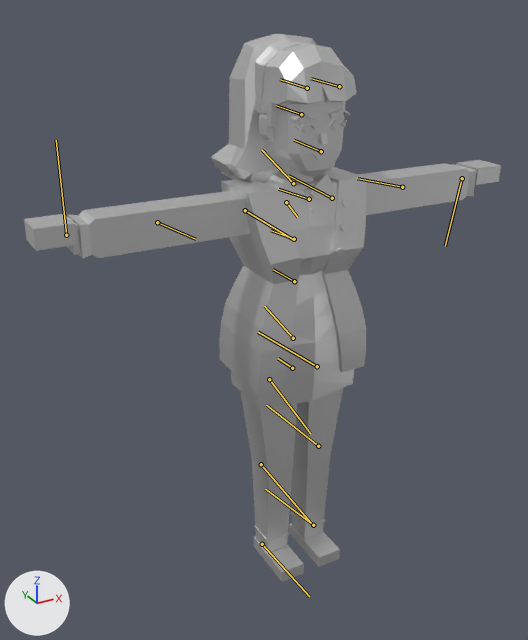
A saved change to the Blender file person.blend.
Before and after are seen from a camera (50 mm lens) standing at (-1.099, -1.793, 1.812) and looking at (-0.126, -0.025, 0.928). Every picture has the same lights, and +X, +Y and +Z are marked at lower left. The bones that bend it are drawn over the model as lines.

Names of what the first picture shows: 'SK_citizen_female_01'.
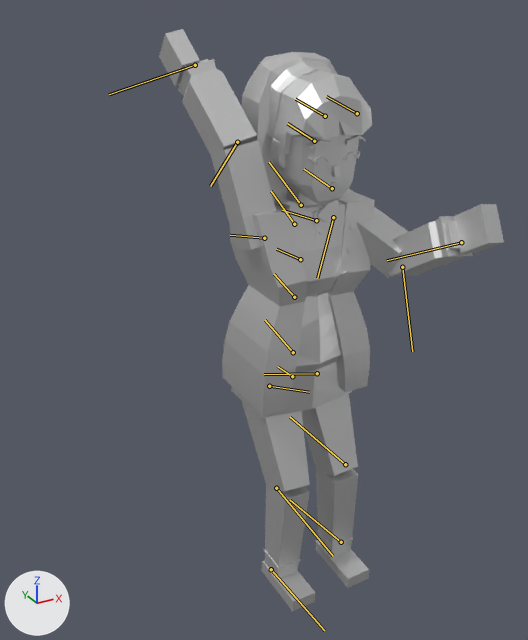
The newer file adds an action. The first version stands in its rest pose; the second is drawn at frame 0 of the action 'person_melee_ready'.

What differs and where, as boxes (x1, y1, x2, y2) in the pictures (528 x 640 px):
'SK_citizen_female_01', posed (28% narrower, 6% taller): before (24, 34, 501, 582); after (159, 29, 504, 611)
bone 'pelvis', root to tip: before (292, 368) to (278, 358); after (292, 376) to (277, 366)
bone 'spine_01', root to tip: before (293, 338) to (264, 306); after (293, 352) to (265, 320)
bone 'spine_02', root to tip: before (294, 281) to (273, 269); after (294, 297) to (274, 274)
bone 'spine_03', root to tip: before (294, 239) to (271, 230); after (300, 259) to (276, 249)
bone 'clavicle_l', root to tip: before (309, 199) to (278, 189); after (316, 220) to (282, 210)
bone 'upperarm_l', root to tip: before (332, 198) to (288, 175); after (333, 217) to (317, 278)
bone 'lowerarm_l', root to tip: before (402, 187) to (357, 178); after (402, 267) to (412, 351)
bone 'clavicle_r', root to tip: before (286, 202) to (297, 217); after (294, 224) to (271, 191)
bone 'upperarm_r', root to tip: before (245, 210) to (294, 240); after (264, 238) to (230, 235)
bone 'lowerarm_r', root to tip: before (157, 222) to (195, 239); after (237, 142) to (210, 186)
bone 'Bone', root to tip: before (293, 183) to (261, 149); after (301, 205) to (269, 162)
bone 'eyebrow_l', root to tip: before (339, 86) to (311, 78); after (357, 113) to (326, 96)
bone 'eyebrow_r', root to tip: before (307, 88) to (280, 79); after (325, 116) to (295, 99)
bone 'mouth', root to tip: before (321, 151) to (294, 140); after (332, 188) to (304, 169)
bone 'thigh_l', root to tip: before (317, 366) to (258, 332); after (317, 373) to (264, 374)
bone 'calf_l', root to tip: before (318, 446) to (266, 405); after (345, 464) to (290, 417)
bone 'thigh_r', root to tip: before (269, 379) to (310, 433); after (269, 386) to (309, 392)
bone 'calf_r', root to tip: before (261, 464) to (311, 523); after (276, 488) to (333, 556)

The change, as a list of edits to the scene's bpy script:
```text
Change bone_pelvis:
    where bone_pelvis = bpy.data.objects['root'].pose.bones['pelvis']
    bone_pelvis.location: (0.0, 0.0, 0.0) -> (-3.0, 0.2, 0.0)
Change bone_spine_01:
    where bone_spine_01 = bpy.data.objects['root'].pose.bones['spine_01']  # child of 'pelvis'
    bone_spine_01.location: (0.0, 0.0, 0.0) -> (-2.1, -0.5, 0.0)
Change bone_spine_02:
    where bone_spine_02 = bpy.data.objects['root'].pose.bones['spine_02']  # child of 'spine_01'
    bone_spine_02.rotation_quaternion: (1.0, 0.0, 0.0, 0.0) -> (0.99, 0.0, 0.001, -0.138)  # degrees (0, 0, 0) -> degrees (0, 0, -16)
Change bone_spine_03:
    where bone_spine_03 = bpy.data.objects['root'].pose.bones['spine_03']  # child of 'spine_02'
    bone_spine_03.rotation_quaternion: (1.0, 0.0, 0.0, 0.0) -> (0.992, 0.01, 0.004, 0.127)  # degrees (0, 0, 0) -> degrees (1, 0, 15)
Change bone_clavicle_l:
    where bone_clavicle_l = bpy.data.objects['root'].pose.bones['clavicle_l']  # child of 'spine_03'
    bone_clavicle_l.rotation_quaternion: (1.0, 0.0, 0.0, 0.0) -> (0.998, -0.009, 0.007, 0.066)  # degrees (0, 0, 0) -> degrees (-1, 1, 8)
Change bone_upperarm_l:
    where bone_upperarm_l = bpy.data.objects['root'].pose.bones['upperarm_l']  # child of 'clavicle_l'
    bone_upperarm_l.rotation_quaternion: (1.0, 0.0, 0.0, 0.0) -> (0.669, -0.405, 0.477, -0.401)  # degrees (0, 0, 0) -> degrees (-77, 18, -76)
Change bone_lowerarm_l:
    where bone_lowerarm_l = bpy.data.objects['root'].pose.bones['lowerarm_l']  # child of 'upperarm_l'
    bone_lowerarm_l.rotation_quaternion: (1.0, 0.0, 0.0, 0.0) -> (0.833, -0.155, 0.174, -0.433)  # degrees (0, 0, 0) -> degrees (-26, 10, -57)
Change bone_clavicle_r:
    where bone_clavicle_r = bpy.data.objects['root'].pose.bones['clavicle_r']  # child of 'spine_03'
    bone_clavicle_r.rotation_quaternion: (1.0, 0.0, 0.0, 0.0) -> (0.319, -0.916, 0.22, -0.099)  # degrees (0, 0, 0) -> degrees (-141, -2, -28)
Change bone_upperarm_r:
    where bone_upperarm_r = bpy.data.objects['root'].pose.bones['upperarm_r']  # child of 'clavicle_r'
    bone_upperarm_r.rotation_quaternion: (1.0, 0.0, 0.0, 0.0) -> (0.669, -0.377, 0.576, -0.28)  # degrees (0, 0, 0) -> degrees (-86, 34, -78)
Change bone_lowerarm_r:
    where bone_lowerarm_r = bpy.data.objects['root'].pose.bones['lowerarm_r']  # child of 'upperarm_r'
    bone_lowerarm_r.rotation_quaternion: (1.0, 0.0, 0.0, 0.0) -> (0.972, -0.001, -0.008, -0.219)  # degrees (0, 0, 0) -> degrees (0, -1, -25)
Change bone_bone:
    where bone_bone = bpy.data.objects['root'].pose.bones['Bone']  # child of 'spine_03'
    bone_bone.rotation_quaternion: (1.0, 0.0, 0.0, 0.0) -> (0.997, 0.011, -0.009, -0.057)  # degrees (0, 0, 0) -> degrees (1, -1, -6)
Change bone_eyebrow_l:
    where bone_eyebrow_l = bpy.data.objects['root'].pose.bones['eyebrow_l']  # child of 'head'
    bone_eyebrow_l.location: (0.0, 0.0, 0.0) -> (1.8, 0.0, 0.0)
Change bone_eyebrow_r:
    where bone_eyebrow_r = bpy.data.objects['root'].pose.bones['eyebrow_r']  # child of 'head'
    bone_eyebrow_r.location: (0.0, 0.0, 0.0) -> (1.8, 0.0, 0.0)
Change bone_mouth:
    where bone_mouth = bpy.data.objects['root'].pose.bones['mouth']  # child of 'head'
    bone_mouth.location: (0.0, 0.0, 0.0) -> (-1.7, 0.0, 0.0)
    bone_mouth.rotation_quaternion: (1.0, 0.0, 0.0, 0.0) -> (0.0, 0.0, 1.0, 0.0)  # degrees (0, 0, 0) -> degrees (0, -180, 0)
Change bone_thigh_l:
    where bone_thigh_l = bpy.data.objects['root'].pose.bones['thigh_l']  # child of 'pelvis'
    bone_thigh_l.location: (0.0, 0.0, 0.0) -> (0.6, -0.1, 0.0)
    bone_thigh_l.rotation_quaternion: (1.0, 0.0, 0.0, 0.0) -> (0.975, 0.0, 0.0, 0.22)  # degrees (0, 0, 0) -> degrees (0, 0, 25)
Change bone_calf_l:
    where bone_calf_l = bpy.data.objects['root'].pose.bones['calf_l']  # child of 'thigh_l'
    bone_calf_l.location: (0.0, 0.0, 0.0) -> (-0.1, 0.2, 0.0)
    bone_calf_l.rotation_quaternion: (1.0, 0.0, 0.0, 0.0) -> (0.972, 0.0, 0.0, -0.235)  # degrees (0, 0, 0) -> degrees (0, 0, -27)
Change bone_thigh_r:
    where bone_thigh_r = bpy.data.objects['root'].pose.bones['thigh_r']  # child of 'pelvis'
    bone_thigh_r.location: (0.0, 0.0, 0.0) -> (-0.6, 0.1, 0.0)
    bone_thigh_r.rotation_quaternion: (1.0, 0.0, 0.0, 0.0) -> (0.975, 0.0, 0.0, 0.22)  # degrees (0, 0, 0) -> degrees (0, 0, 25)
Change bone_calf_r:
    where bone_calf_r = bpy.data.objects['root'].pose.bones['calf_r']  # child of 'thigh_r'
    bone_calf_r.location: (0.0, 0.0, 0.0) -> (0.1, -0.2, 0.0)
    bone_calf_r.rotation_quaternion: (1.0, 0.0, 0.0, 0.0) -> (0.972, 0.0, 0.0, -0.235)  # degrees (0, 0, 0) -> degrees (0, 0, -27)
```
